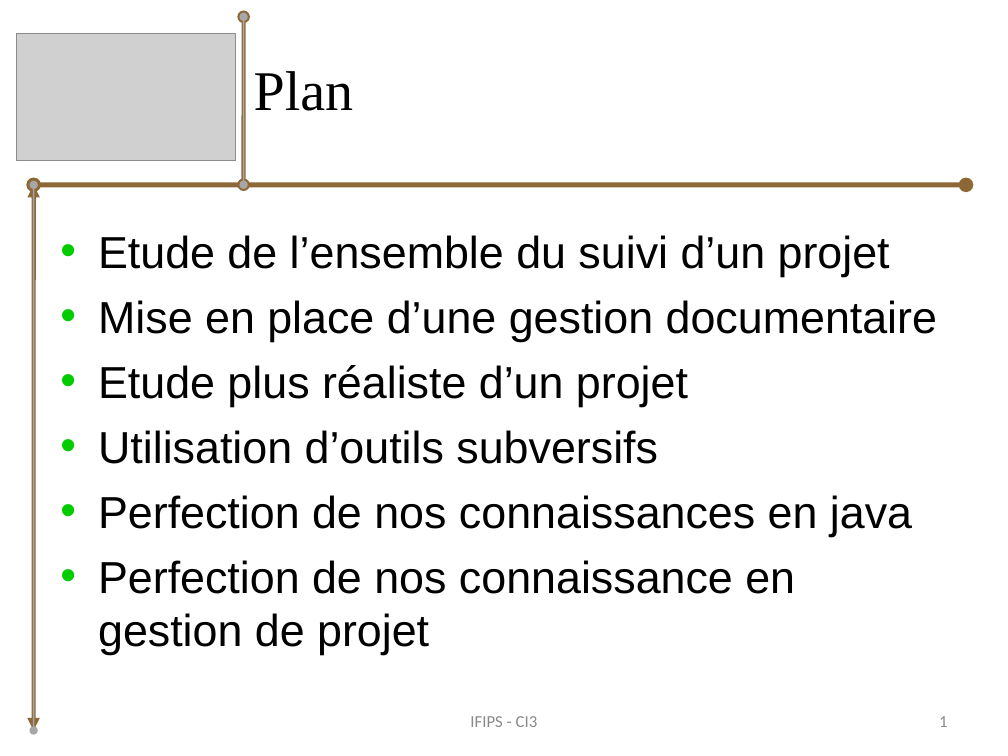
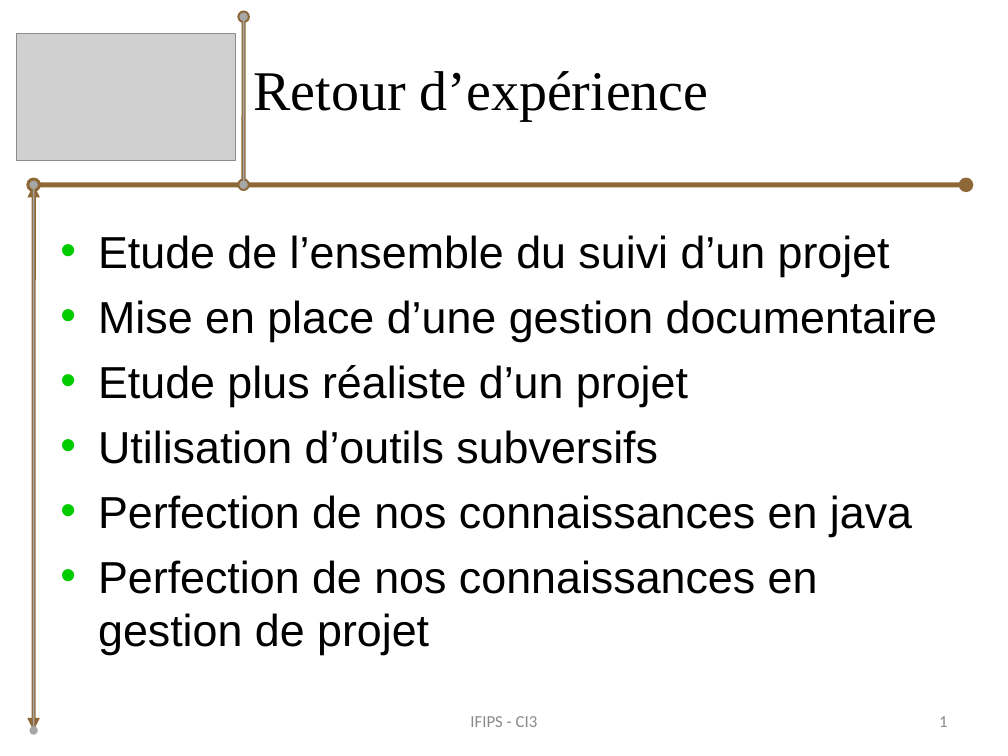
Before and after one commit to bryan-brancotte/projetgl-2008, a slide deck: slide 1 of doc/Soutenance/iGo_Soutenance_Remi.ppt. Drawn at 1008x756 pixels with LibreOffice and Linux fonts; fonts in the diff are those of the drawing; grey boxes stand for pictures. Boxes give left, top, right and bottom in pixels: in the first picture for what was removed or moved away, otherwise in the second. Text is boxed around its words. In the diff, an @@ line names an element or a change of style, - is before the commit and + after.

```diff
--- a/doc/Soutenance/iGo_Soutenance_Remi.ppt
+++ b/doc/Soutenance/iGo_Soutenance_Remi.ppt
@@ title at bbox=[254, 71, 709, 121]: text changed @@
-Plan
+Retour d’expérience
@@ text at bbox=[98, 560, 818, 655]: text changed @@
-• Perfection de nos connaissance en gestion de projet
+• Perfection de nos connaissances en gestion de projet
```
Also in this commit, not shown: 1 other file.
